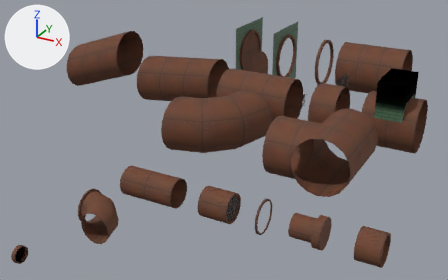
The Blender file Assets/World/Level2/raw/pipes.blend as it was, and as the next commit left it.
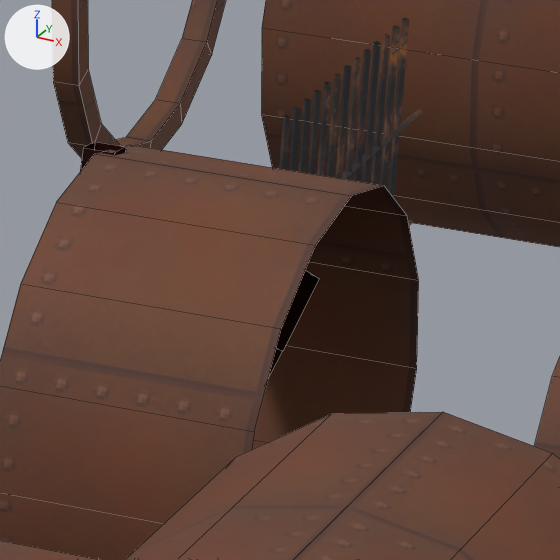
The first picture shows the older version from a 50 mm lens placed at (47.3, -87.4, 38.7), pointed at (4.8, -10.1, 0.0). The close-ups show both versions on the part from 69% to 81% of the width and 25% to 44% of the height of that picture; other places that the commit changed are outside them. Every picture has the same lights, and +X, +Y and +Z are marked at upper left. The close-ups show mesh edges as thin lines. Objects named as collision shapes, trigger or cutter boxes, shadow casters or lower levels of detail are left out.

Names of what the first close-up shows: 'Sewer_Grate_High', 'WideFan', 'WidePIpe_WeirdT', 'WidePipe_Intake', 'WidePipe_Outer_Straight', 'WindPipe_Straight_Short', 'Windpipe_Lip'.
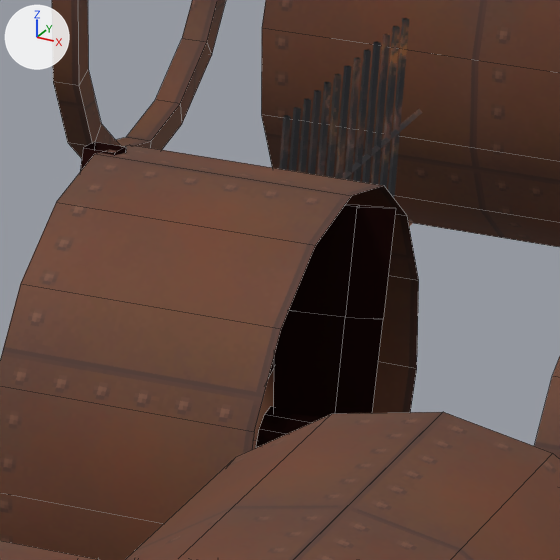
Boxes (x1, y1, x2, y2) around the edits, measured in the close-ups (560 x 560 px):
'WideFan_Blade', added
    after: (274, 205, 396, 417)
'WideFan_Axel', added
    after: (256, 406, 323, 448)

What changed in the scene script:
```text
Add me_circle_003:
    me_circle_003.from_pydata(...)  # 12 vertices, 10 faces; spans x -1.0..0.5, y -0.5..0.19, z 0.37..3.75
    me_circle_003.polygons.foreach_set('use_smooth', [True] * 10)
    me_circle_003.materials.append(mat_uv_rustyiron)
Add me_widefan_axel:
    me_widefan_axel.from_pydata(...)  # 36 vertices, 26 faces; spans x -1.0..0.63, y -0.5..0.5, z -0.5..0.5
    me_widefan_axel.polygons.foreach_set('use_smooth', [True] * 26)
    me_widefan_axel.materials.append(mat_uv_rustyiron)
Add ob_widefan_blade:
    ob_widefan_blade = bpy.data.objects.new('WideFan_Blade', me_circle_003)
    ob_widefan_blade.location = (20.0, 0.0, 4.0)
    ob_widefan_blade.rotation_euler = (-0.105, 0.0, 0.0)  # degrees (-6, 0, 0)
Add ob_widefan_axel:
    ob_widefan_axel = bpy.data.objects.new('WideFan_Axel', me_widefan_axel)
    ob_widefan_axel.location = (20.0, 0.0, 4.0)
    ob_widefan_axel.rotation_euler = (-0.105, 0.0, 0.0)  # degrees (-6, 0, 0)
```
